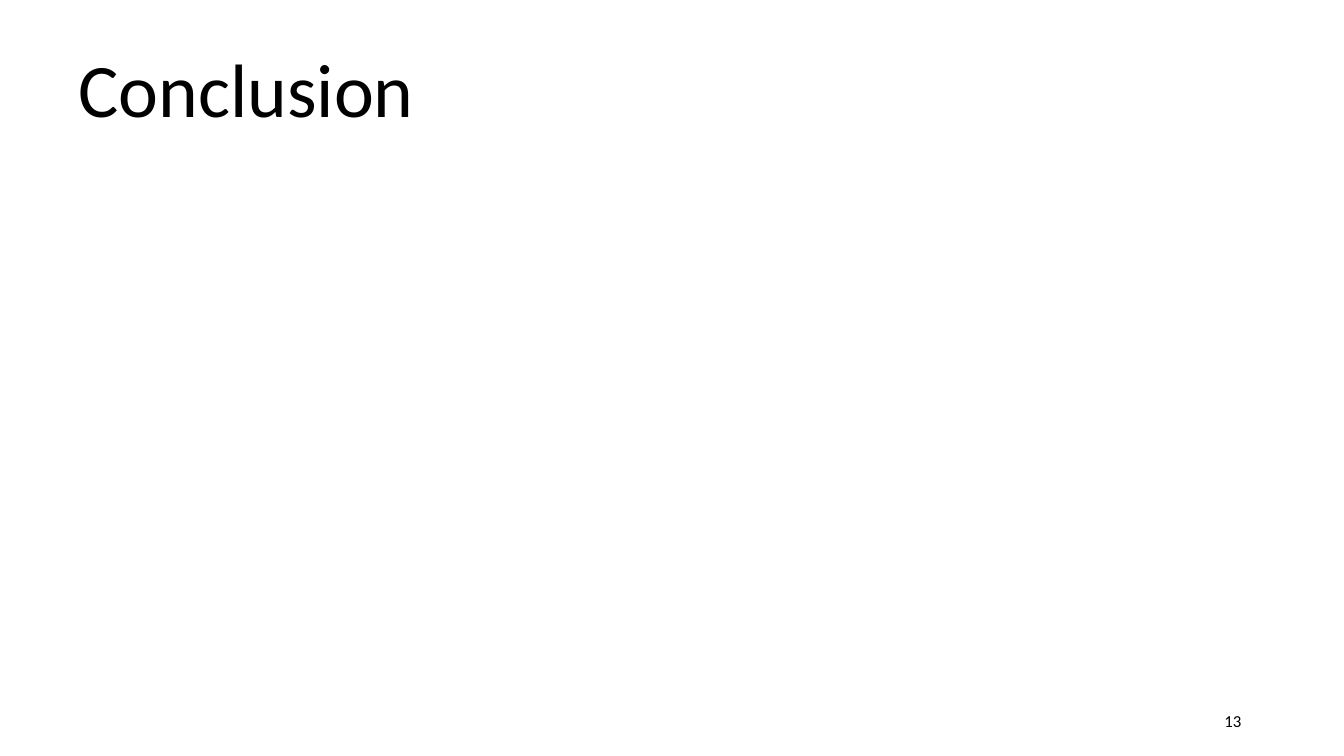
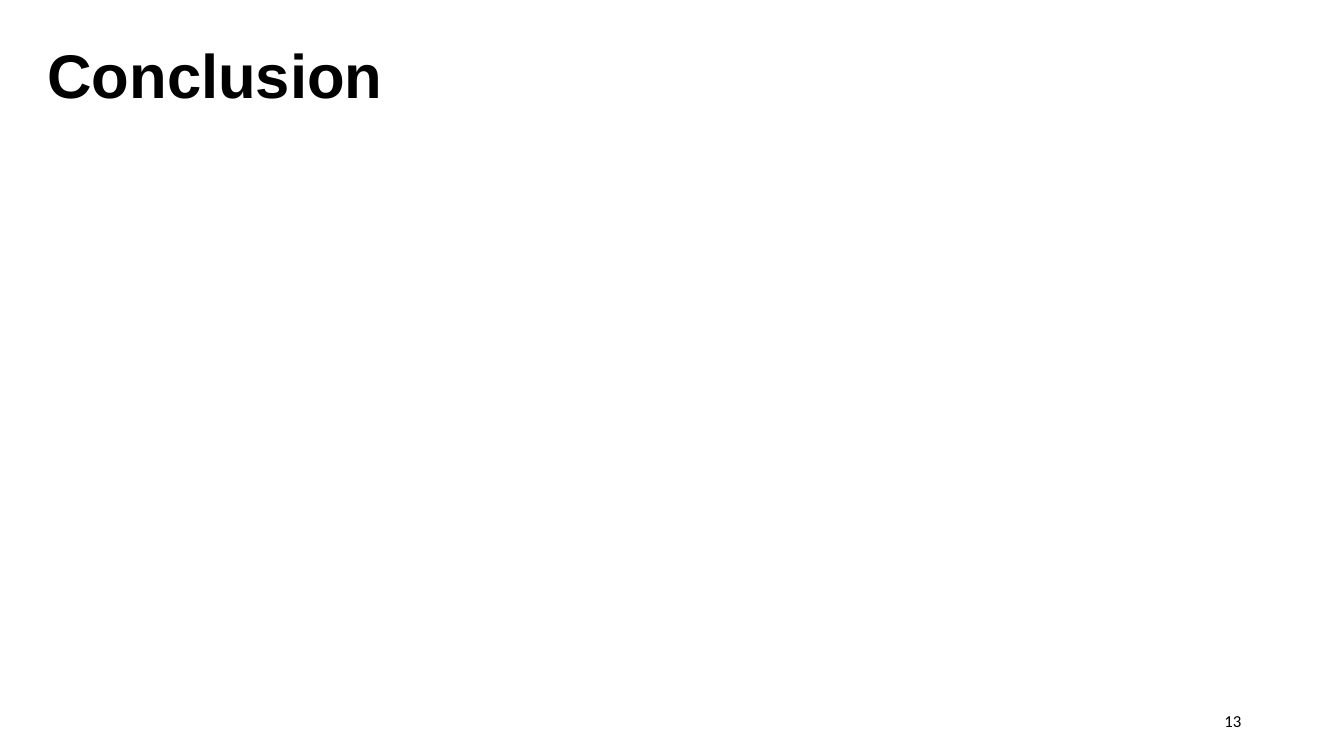
Before and after one commit to lrrong2020/Technical-Writing, a slide deck: slide 13 of Technical Writing.pptx. Drawn at 1344x756 pixels with LibreOffice and Linux fonts; fonts in the diff are those of the drawing. Boxes give left, top, right and bottom in pixels: in the first picture for what was removed or moved away, otherwise in the second. Text is boxed around its words. In the diff, an @@ line names an element or a change of style, - is before the commit and + after.

```diff
--- a/Technical Writing.pptx
+++ b/Technical Writing.pptx
@@ text "Conclusion": place and size @@
-text "Conclusion" at <box>78,64,413,118</box>
+text "Conclusion" at <box>47,53,382,99</box>
@@ text "Conclusion" at <box>47,53,382,99</box>: size 54 to 44 pt, font Calibri to Arial, bold on @@
```
Also in this commit, not shown: 10 other slides changed.
